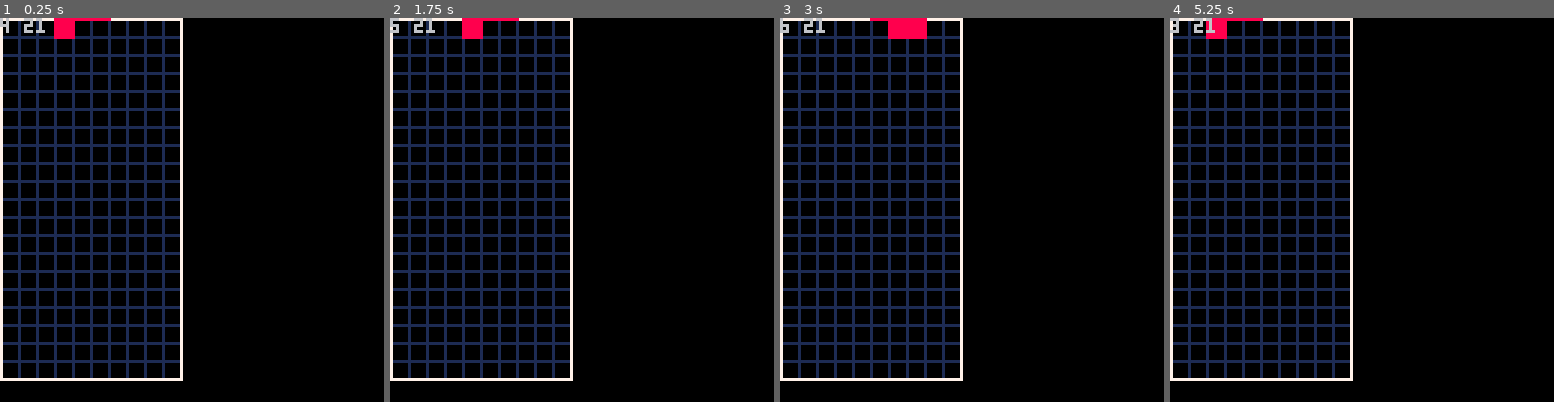
Above: before the commit, frames 1-4 (left to right).
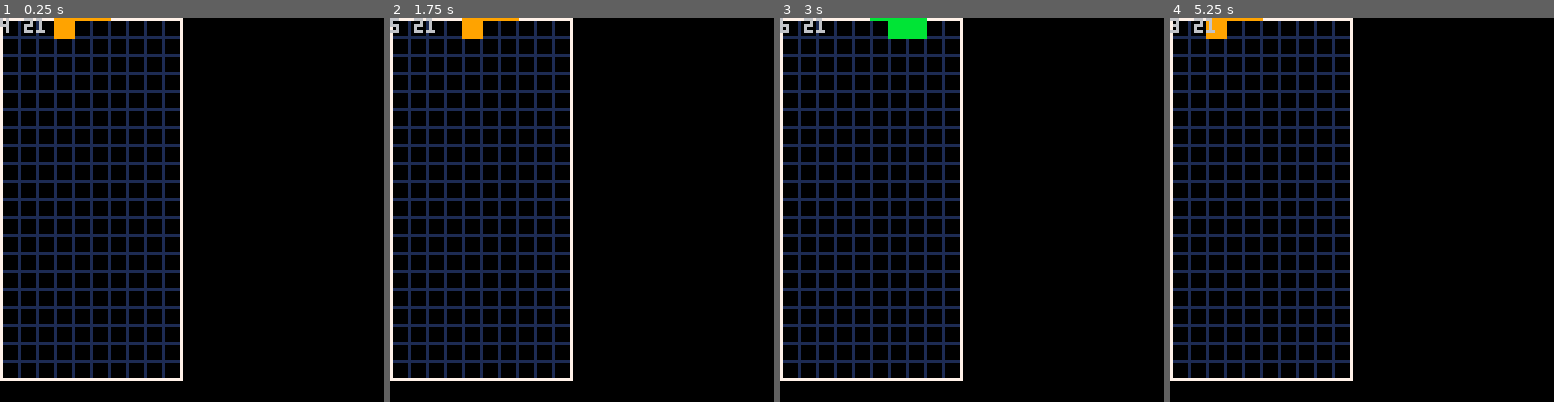
Above: after the commit, the same moments.

Repository: tesselode/tera
Game: PICO-8 cartridge tris.p8
The game is run twice, just before and just after one commit, with the same random seed, the same clock (stepped at 60 frames per second) and the same inputs.
Inputs:
- Up to frame 1 (0.25 s): no input
- Up to frame 2 (1.75 s): hold Right from 1.6 s (still down)
- Up to frame 3 (3 s): release Right at 2.1 s; hold Up 2.15-2.42 s; hold Right from 2.47 s (still down)
- Up to frame 4 (5.25 s): release Right at 3.03 s; hold Left 3.08-3.58 s; hold Right 4.02-4.68 s; hold Up 4.73-5.03 s; hold Left from 5.08 s (still down)

The runs differ from the first frame. In frame 1, 0.4% of the frame differs, in the area x 14-29%, y 0-6%; in frame 2, 0.4%; in frame 3, 0.6%, in the area x 23-39%, y 0-6%; in frame 4, 0.3%.

Commit message:
tetromino colors

Diff:
--- a/tris.p8
+++ b/tris.p8
@@ -86,6 +86,7 @@
 				ccw = {{0, 0}, {1, 0}, {-2, 0}, {1, 2}, {-2, -1}},
 			},
 		},
+		color = 12,
 	},
 	l = {
 		blocks = {
@@ -111,6 +112,7 @@
 			},
 		},
 		kick = main_kick_data,
+		color = 9,
 	},
 	j = {
 		blocks = {
@@ -136,6 +138,7 @@
 			},
 		},
 		kick = main_kick_data,
+		color = 14,
 	},
 	o = {
 		blocks = {
@@ -144,6 +147,7 @@
 				{1, 1},
 			},
 		},
+		color = 10,
 		-- the o piece has no kick data, as it cannot be rotated
 	},
 	s = {
@@ -170,6 +174,7 @@
 			},
 		},
 		kick = main_kick_data,
+		color = 11,
 	},
 	z = {
 		blocks = {
@@ -195,6 +200,7 @@
 			},
 		},
 		kick = main_kick_data,
+		color = 8,
 	},
 	t = {
 		blocks = {
@@ -220,6 +226,7 @@
 			},
 		},
 		kick = main_kick_data,
+		color = 13,
 	}
 }
 
@@ -327,12 +334,12 @@
 	end
 end
 
-function state.game:draw_block(board_x, board_y)
+function state.game:draw_block(board_x, board_y, shape)
 	local x1 = (board_x - 1) * block_size
 	local y1 = visible_board_height * block_size - (board_y - 1) * block_size
 	local x2 = x1 + block_size
 	local y2 = y1 + block_size
-	rectfill(x1, y1, x2, y2, 8)
+	rectfill(x1, y1, x2, y2, tetrominoes[shape].color)
 end
 
 function state.game:draw_board()
@@ -357,7 +364,7 @@
 			local board_x = c.x + relative_x - 1
 			local board_y = c.y + relative_y - 1
 			if row[relative_x] == 1 then
-				self:draw_block(board_x, board_y)
+				self:draw_block(board_x, board_y, c.shape)
 			end
 		end
 	end
@@ -373,7 +380,10 @@
 -- main loop
 
 local current_state = state.game
-current_state:enter()
+
+function _init()
+	current_state:enter()
+end
 
 function _update60()
 	if current_state.update then
